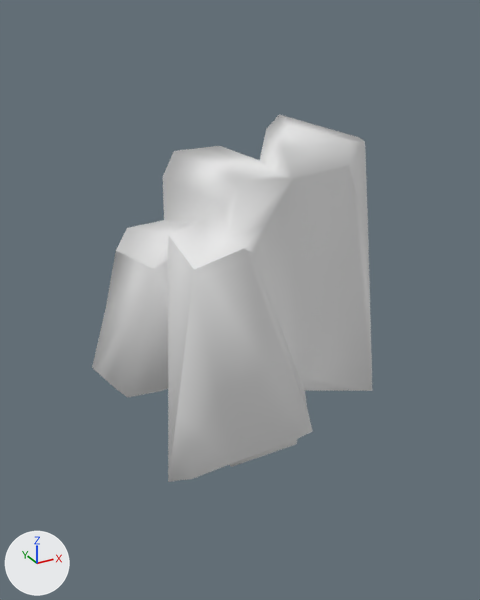
The FBX model Pengui 3D/Assets/Roy/AssetsRoy/Montana3.fbx, before and after one commit.
The view is the same before and after, from a 50 mm camera at (-22.8, -43.7, 28.0) aimed at (1.4, 0.3, 6.0). The axes (+X, +Y, +Z) are drawn at lower left. The lights are the same throughout. Where no turn or scale is listed for an object, it has been applied to the vertices.
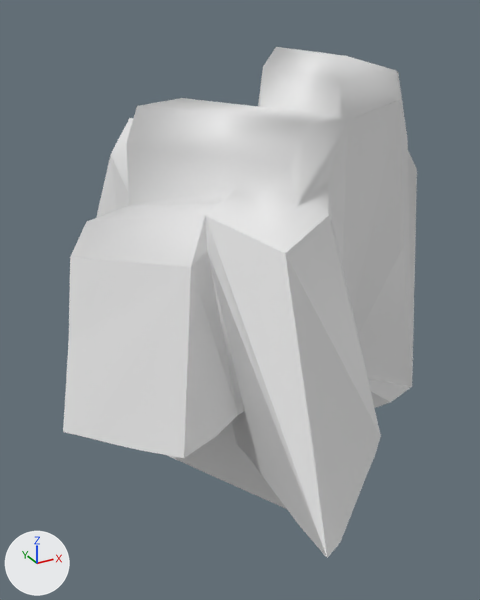
Scene script edits in JSON lines:
```json
{"block": "me_cube_003", "where": "# used by ob_cube_003; location = (-0.03, -0.03, 6.14); rotation_euler = (0.157, -0.28, -0.0955), in degrees (9, -16, -5.5); scale = (3.25, 2.55, 7.88)"}
{"op": "remove", "block": "me_cube_003", "code": "me_cube_003.from_pydata(...)  # 152 vertices, 245 faces; spans x -3.59..3.61, y -5.46..5.61, z -1.53..1.76"}
{"op": "add", "block": "me_cube_003", "code": "me_cube_003.from_pydata(...)  # 123 vertices, 186 faces; spans x -3.59..6.04, y -5.46..5.61, z -1.7..1.41"}
{"block": "me_cube_003", "change": "me_cube_003 part 1"}
{"block": "me_cube_003", "change": "46 vertices are removed from x -1.89..3.61, y -3.66..3.96, z -0.86..1.76"}
{"block": "me_cube_003", "change": "121 faces are deleted"}
{"block": "me_cube_003", "change": "4 vertices in x 0.77..0.95, y -2.45..-0.73, z -0.83..-0.75 move by (-0.19, -0.13, -0.27)"}
{"block": "me_cube_003", "change": "4 vertices in x 0.92, y -1.48..-1.4, z -0.84 move by (-0.2, -0.13, -0.27)"}
{"block": "me_cube_003", "change": "3 vertices move from x 0.5..2.28, y -3.31..-0.83, z -1.0..-0.77 to x 0.31..2.09, y -3.82..-0.97, z -1.27..-0.86"}
{"block": "me_cube_003", "change": "17 vertices are added at x 0.38..6.04, y -3.56..-0.46, z -1.7..1.0"}
{"block": "me_cube_003", "change": "62 new faces join them"}
{"block": "me_cube_003", "change": "me_cube_003 part 2: the surface is now shaded flat"}
{"op": "add", "block": "me_cube_005", "code": ["me_cube_005 = bpy.data.meshes.new('Cube.005')", "me_cube_005.from_pydata(...)  # 53 vertices, 69 faces; spans x -11.6..14.6, y -12.8..14.2, z 5.2..19.2"]}
{"op": "set", "path": "ob_cube_003.rotation_euler", "old": "(0.157, -0.28, -0.0955)", "new": "(0.157, -0.28, 0.372)", "note": "degrees (9, -16, -5.5) -> degrees (9, -16, 21)"}
{"op": "set", "path": "ob_cube_003.scale", "old": "(3.25, 2.55, 7.88)", "new": "(4.26, 3.35, 10.3)"}
{"op": "add", "block": "ob_cube_005", "code": ["ob_cube_005 = bpy.data.objects.new('Cube.005', me_cube_005)", "ob_cube_005.location = (0.0, -0.03, 6.14)"]}
```

What differs and where, as boxes (x1, y1, x2, y2) in the pictures (480 x 600 px):
```json
{"object": "Cube.003", "change": "reshaped, turned, rescaled", "before": [92, 114, 372, 482], "after": [63, 100, 417, 558]}
{"object": "Cube.005", "change": "added", "after": [70, 47, 407, 267]}
{"part": 1, "of": "me_cube_003", "change": "cut back", "before": [116, 114, 372, 480], "after": [76, 100, 417, 556]}
```
